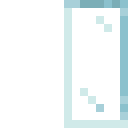
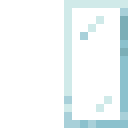
Two versions of the same layered image (128px x 128px). Layer-by-layer changes:
removed layer "Layer 2" over [64, 0, 128, 128]
removed layer "Layer 0" over [64, 0, 128, 128]
added layer "glass copy" above "glass" over [64, 0, 128, 128]
added layer "glass" over [96, 16, 128, 112]
